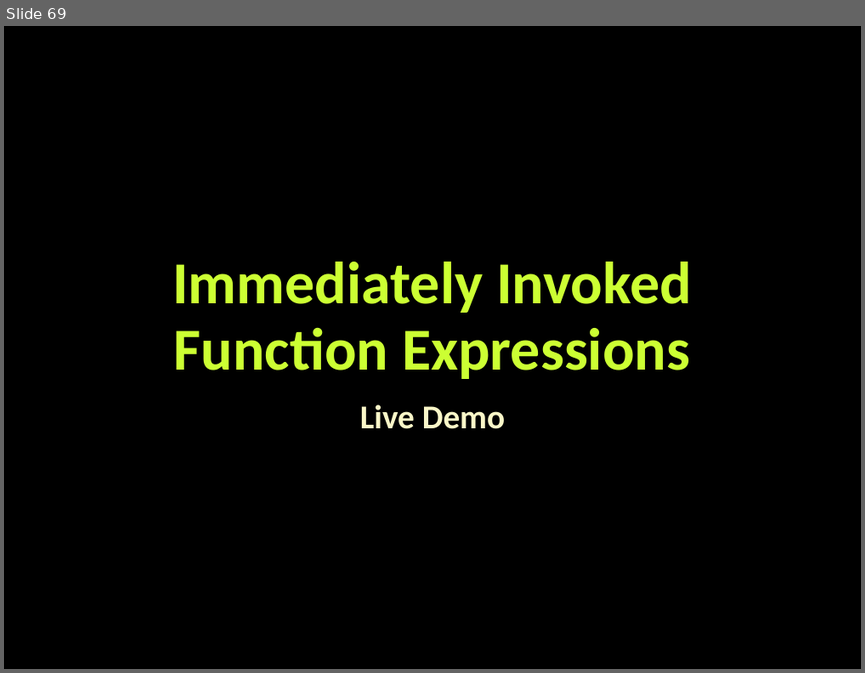
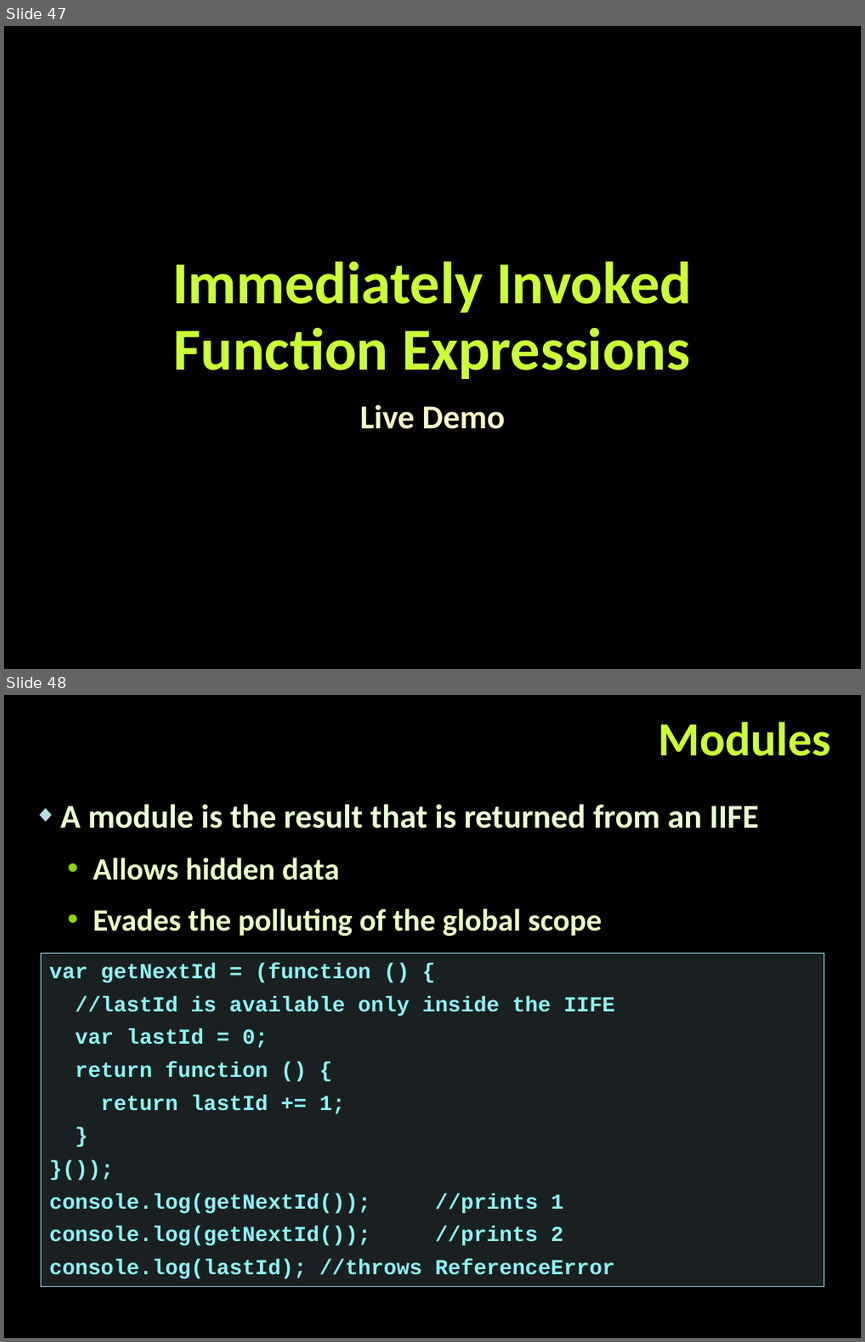
Before and after one commit to tddold/Telerik-Academy, a slide deck: Web Design &UI/4. JS OOP/Presentacions/Functions-and-function-expressions.pptx. Shown one above the other, each under a label of ours: slide 69 before the commit, slides 47 and 48 after it. The pictures are 865x673 and 865x1342 pixels, drawn with LibreOffice and Linux fonts; fonts in the diff are those of the drawing; background and template pictures are left out. Boxes give left, top, right and bottom in pixels: in the first picture for what was removed or moved away, otherwise in the second. Text is boxed around its words. In the diff, an @@ line names an element or a change of style, - is before the commit and + after.

```diff
--- a/Web Design &UI/4. JS OOP/Presentacions/Functions-and-function-expressions.pptx
+++ b/Web Design &UI/4. JS OOP/Presentacions/Functions-and-function-expressions.pptx
@@ slide 48 added at bbox=[4, 695, 861, 1338], background picture (left out) @@
@@ title added at bbox=[658, 721, 831, 756], 40 pt, text #CCFF33, bold @@
+Modules
@@ text added at bbox=[60, 804, 759, 936], 26 pt, text #EBFFC2, bold @@
+◆ A module is the result that is returned from an IIFE
+  • Allows hidden data
+  • Evades the polluting of the global scope
@@ rectangle added at bbox=[41, 953, 823, 1287], fill #B5DBE5 at 15% opacity, outline #90CAD7 1 pt, 18 pt, text #8CF4F2, bold @@
+var getNextId = (function () {
+//lastId is available only inside the IIFE
+var lastId = 0;
+return function () {
+return lastId += 1;
+}
+}());
+console.log(getNextId()); //prints 1
+console.log(getNextId()); //prints 2
+console.log(lastId); //throws ReferenceError
@@ what was slide 69 is now slide 47 @@
```
Also in this commit, not shown: 14 slides changed, 2 other slides added, 36 slides removed, 16 other files.
